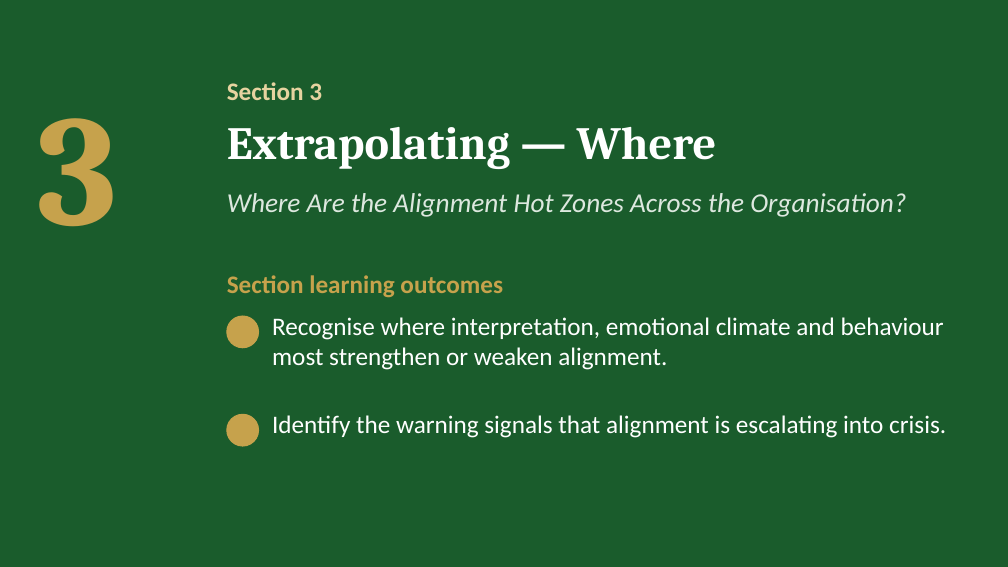
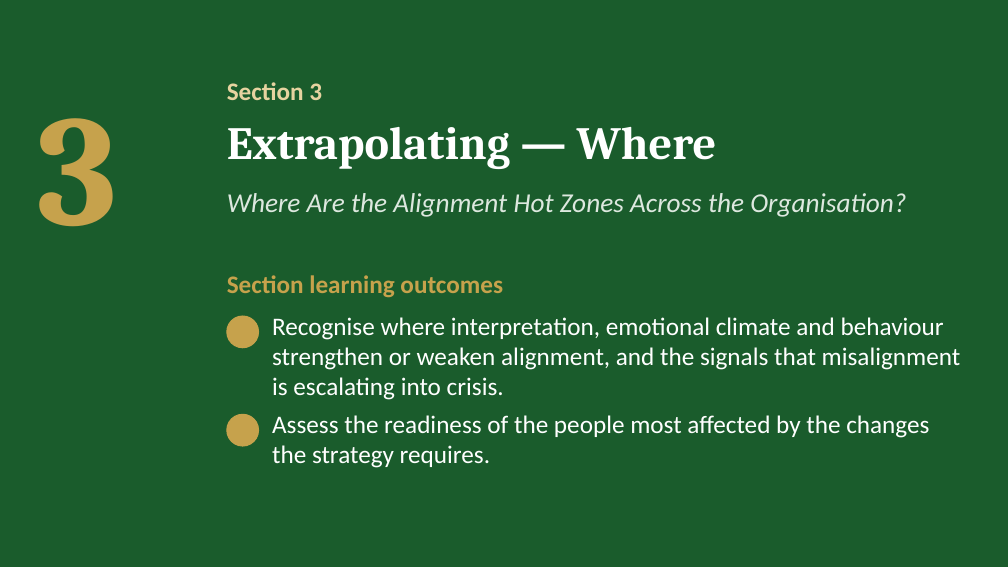
Before and after one commit to IBSL26/ibsl-platform, a slide deck: slide 18 of Unit decks/Unit 05 - Aligning Heart & Mind.pptx (slide 13 before the commit). Drawn at 1008x567 pixels with LibreOffice and Linux fonts; fonts in the diff are those of the drawing; background and template pictures are left out. Boxes give left, top, right and bottom in pixels: in the first picture for what was removed or moved away, otherwise in the second. Text is boxed around its words. In the diff, an @@ line names an element or a change of style, - is before the commit and + after.

```diff
--- a/Unit decks/Unit 05 - Aligning Heart & Mind.pptx
+++ b/Unit decks/Unit 05 - Aligning Heart & Mind.pptx
@@ text at (x1=272, y1=317, x2=960, y2=400): text changed @@
-Recognise where interpretation, emotional climate and behaviour most strengthen or weaken alignment.
+Recognise where interpretation, emotional climate and behaviour strengthen or weaken alignment, and the signals that misalignment is escalating into crisis.
@@ text at (x1=272, y1=415, x2=929, y2=468): text changed @@
-Identify the warning signals that alignment is escalating into crisis.
+Assess the readiness of the people most affected by the changes the strategy requires.
```
Also in this commit, not shown: 8 other slides changed, 8 slides added, 8 other files.
